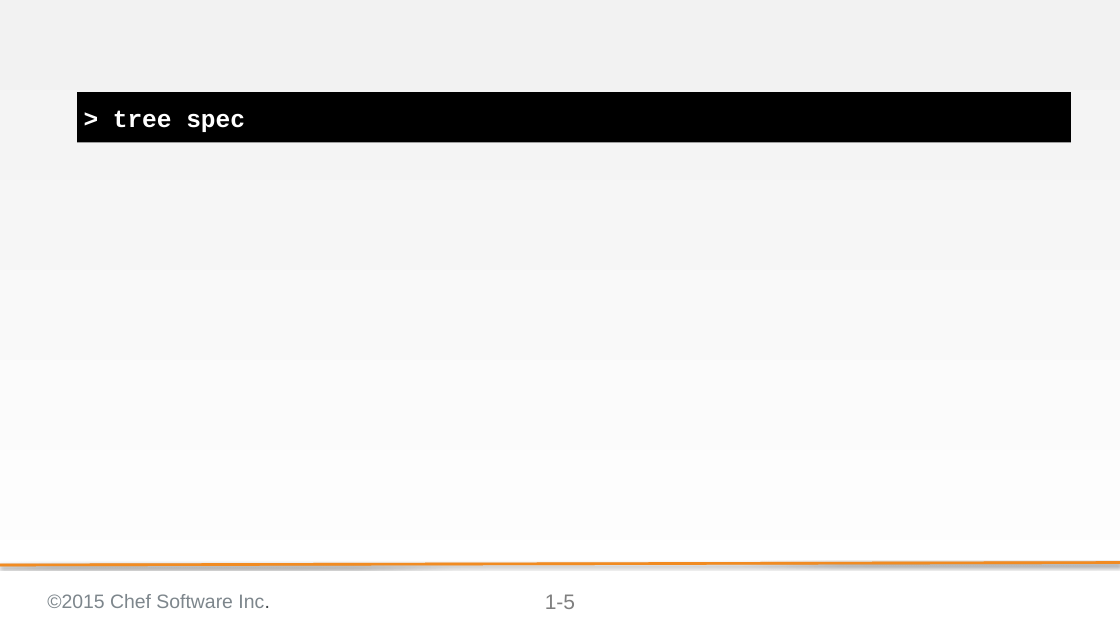
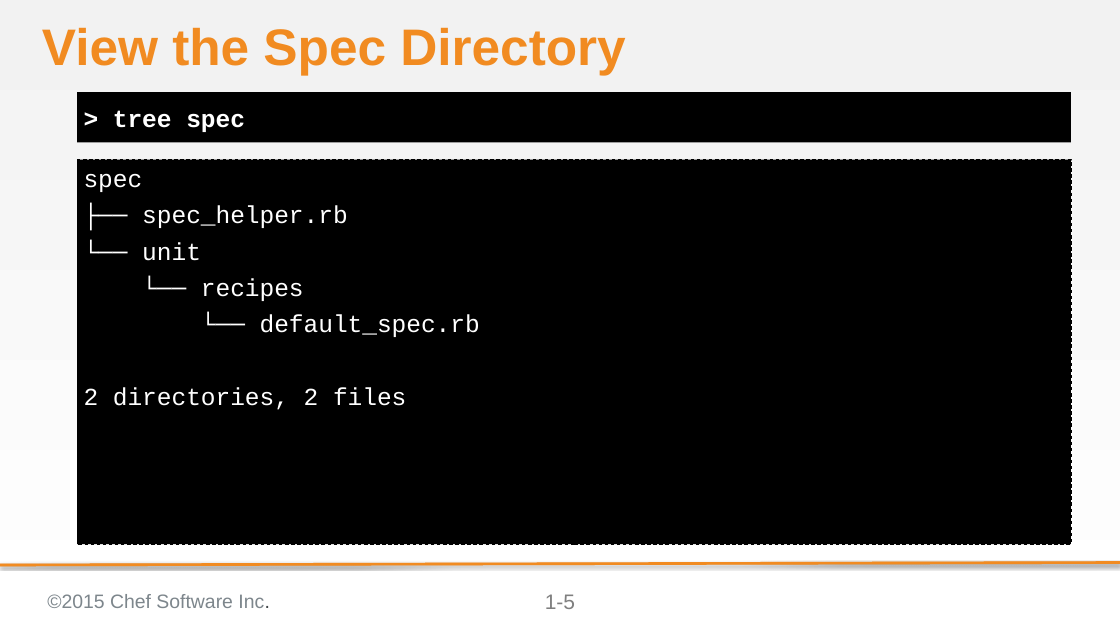
Before and after one commit to chef-training/test_driven_cookbook_development, a slide deck: slide 5 of 03-faster_feedback_with_unit_testing.pptx. Drawn at 1120x630 pixels with LibreOffice and Linux fonts; fonts in the diff are those of the drawing; background and template pictures are left out. Boxes give left, top, right and bottom in pixels: in the first picture for what was removed or moved away, otherwise in the second. Text is boxed around its words. In the diff, an @@ line names an element or a change of style, - is before the commit and + after.

```diff
--- a/03-faster_feedback_with_unit_testing.pptx
+++ b/03-faster_feedback_with_unit_testing.pptx
@@ title added at box(42, 27, 625, 75), 58.7 pt, text #F18B21, bold @@
+View the Spec Directory
@@ text added at box(77, 159, 1071, 544), fill #000000, outline #000000 1 pt dashed, 28 pt, text #FFFFFF @@
+spec
+├── spec_helper.rb
+└── unit
+└── recipes
+└── default_spec.rb
+2 directories, 2 files
```
Also in this commit, not shown: 20 other slides changed, 5 other files.
